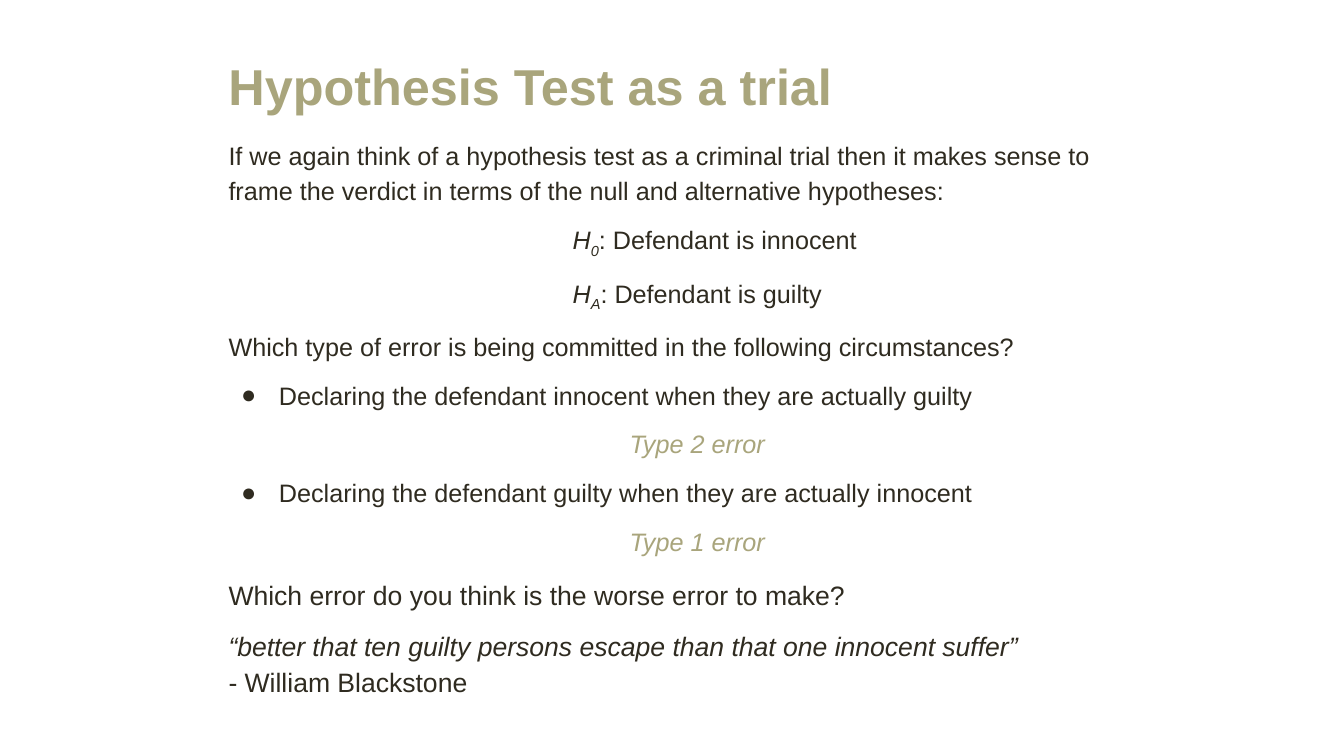
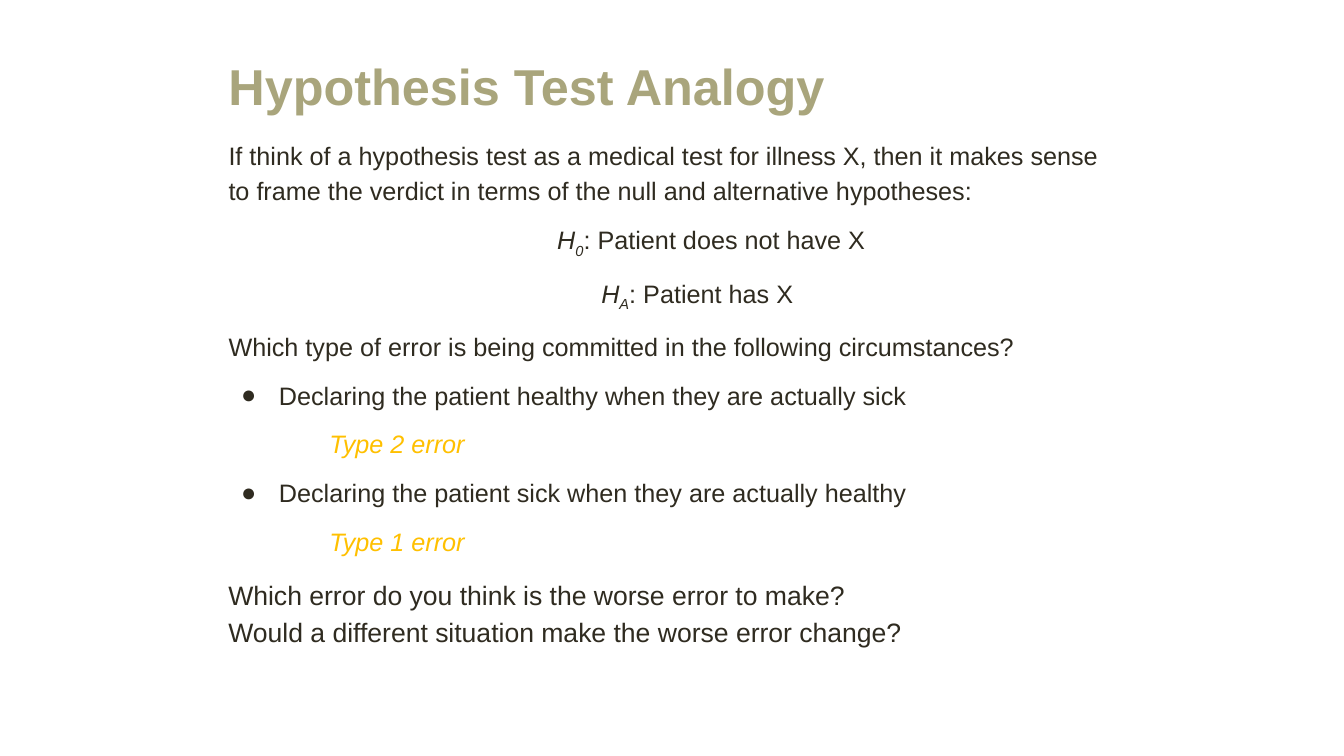
Before and after one commit to amosca01/MATH108-F23, a slide deck: slide 59 of slides/09-hypothesis-testing.pptx (slide 22 before the commit). Drawn at 1344x756 pixels with LibreOffice and Linux fonts; fonts in the diff are those of the drawing. Boxes give left, top, right and bottom in pixels: in the first picture for what was removed or moved away, otherwise in the second. Text is boxed around its words. In the diff, an @@ line names an element or a change of style, - is before the commit and + after.

Commit message:
slides

```diff
--- a/slides/09-hypothesis-testing.pptx
+++ b/slides/09-hypothesis-testing.pptx
@@ title at bbox=[228, 68, 825, 115]: text changed @@
-Hypothesis Test as a trial
+Hypothesis Test Analogy
@@ text at bbox=[229, 146, 1098, 304]: text changed @@
-If we again think of a hypothesis test as a criminal trial then it makes sense to frame the verdict in terms of the null and alternative hypotheses:
-H0: Defendant is innocent
-HA: Defendant is guilty
+If think of a hypothesis test as a medical test for illness X, then it makes sense to frame the verdict in terms of the null and alternative hypotheses:
+H0: Patient does not have X
+HA: Patient has X
@@ text at bbox=[279, 386, 906, 410]: text changed @@
-● Declaring the defendant innocent when they are actually guilty
+● Declaring the patient healthy when they are actually sick
@@ text at bbox=[329, 435, 464, 557]: text colour #A9A57C to #FFC000 in "Type 2 error", "Type 1 error"; alignment centre to left; more space between paragraphs @@
@@ text at bbox=[279, 483, 906, 508]: text changed @@
-● Declaring the defendant guilty when they are actually innocent
+● Declaring the patient sick when they are actually healthy
@@ text at bbox=[228, 622, 901, 647]: text changed; italic off @@
-“better that ten guilty persons escape than that one innocent suffer”
-- William Blackstone
+Would a different situation make the worse error change?
```
Also in this commit, not shown: 16 other slides changed, 10 slides added, 10 slides removed, 2 other files.
